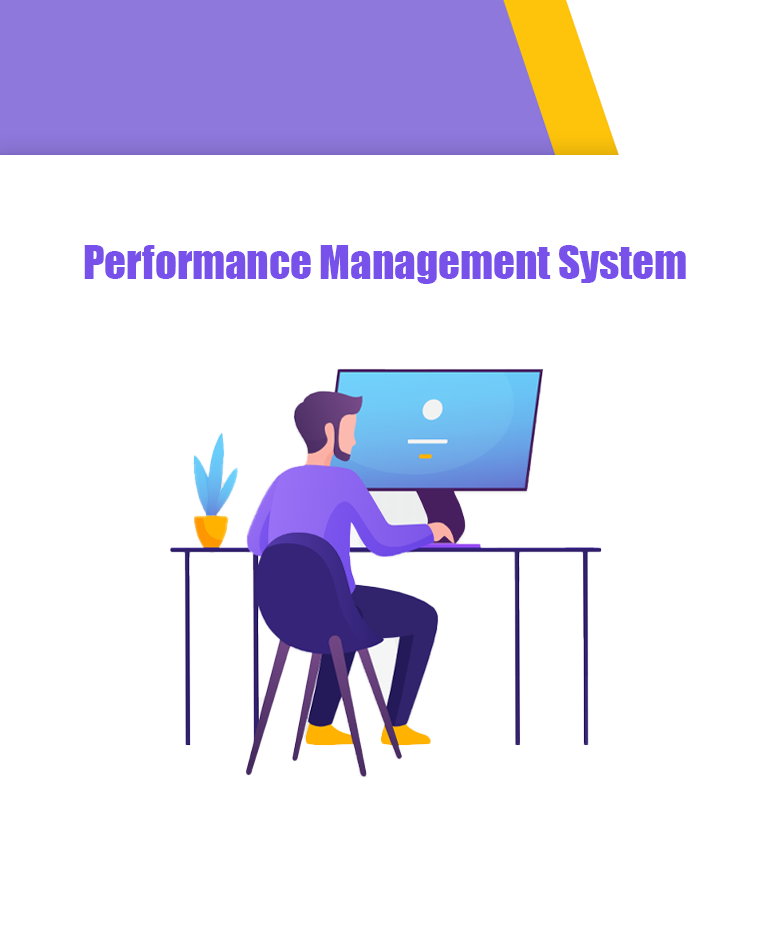
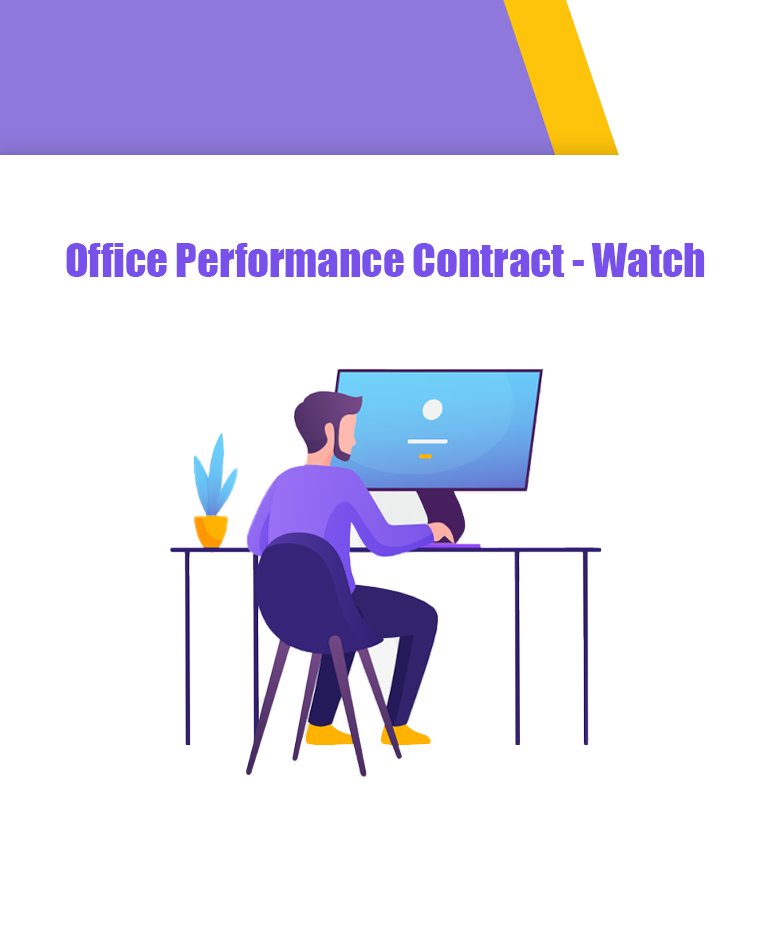
Comparing the layer stacks of the two 770px x 927px images. Changes:
renamed "Performance Management System" to "Office Performance Contract - Watch", painted on it over 66, 243, 705, 284
